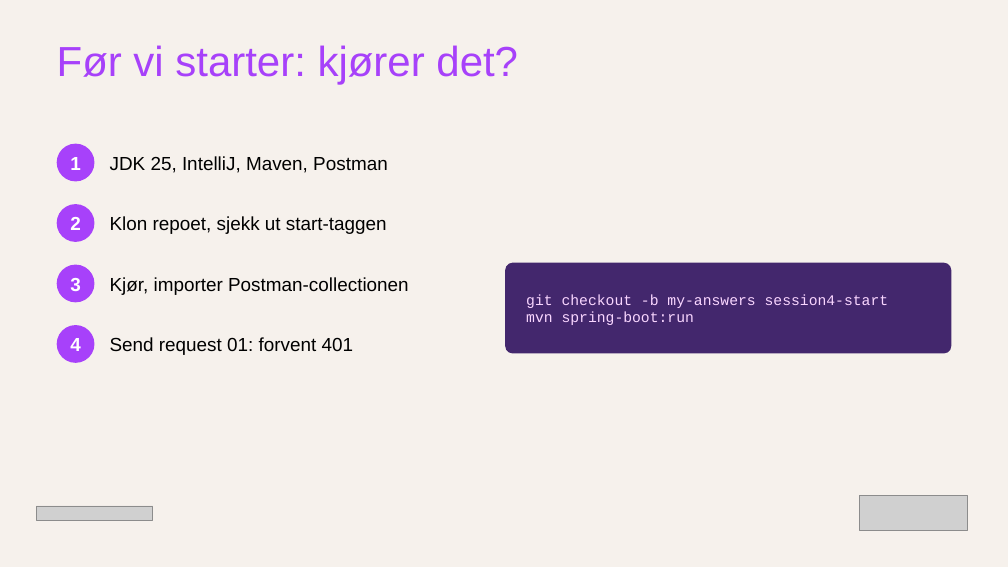
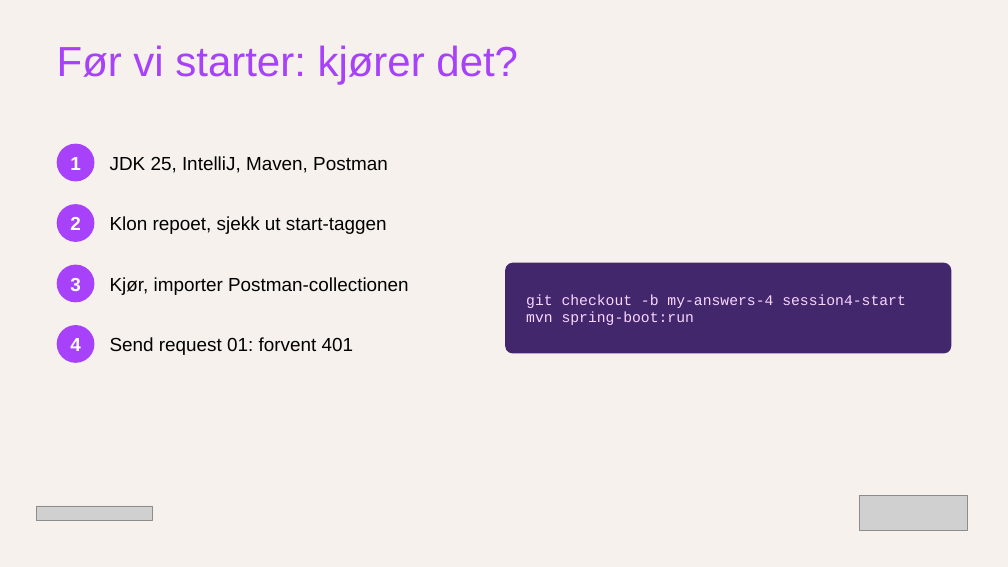
Before and after one commit to BrightsNO/brreg-spring-fall-26, a slide deck: slide 4 of materials/session4-slides.pptx. Drawn at 1008x567 pixels with LibreOffice and Linux fonts; fonts in the diff are those of the drawing; grey boxes stand for pictures. Boxes give left, top, right and bottom in pixels: in the first picture for what was removed or moved away, otherwise in the second. Text is boxed around its words. In the diff, an @@ line names an element or a change of style, - is before the commit and + after.

```diff
--- a/materials/session4-slides.pptx
+++ b/materials/session4-slides.pptx
@@ text in rounded rectangle at (526,294,906,308): text changed @@
-git checkout -b my-answers session4-start
+git checkout -b my-answers-4 session4-start
```
Also in this commit, not shown: 24 other files.
